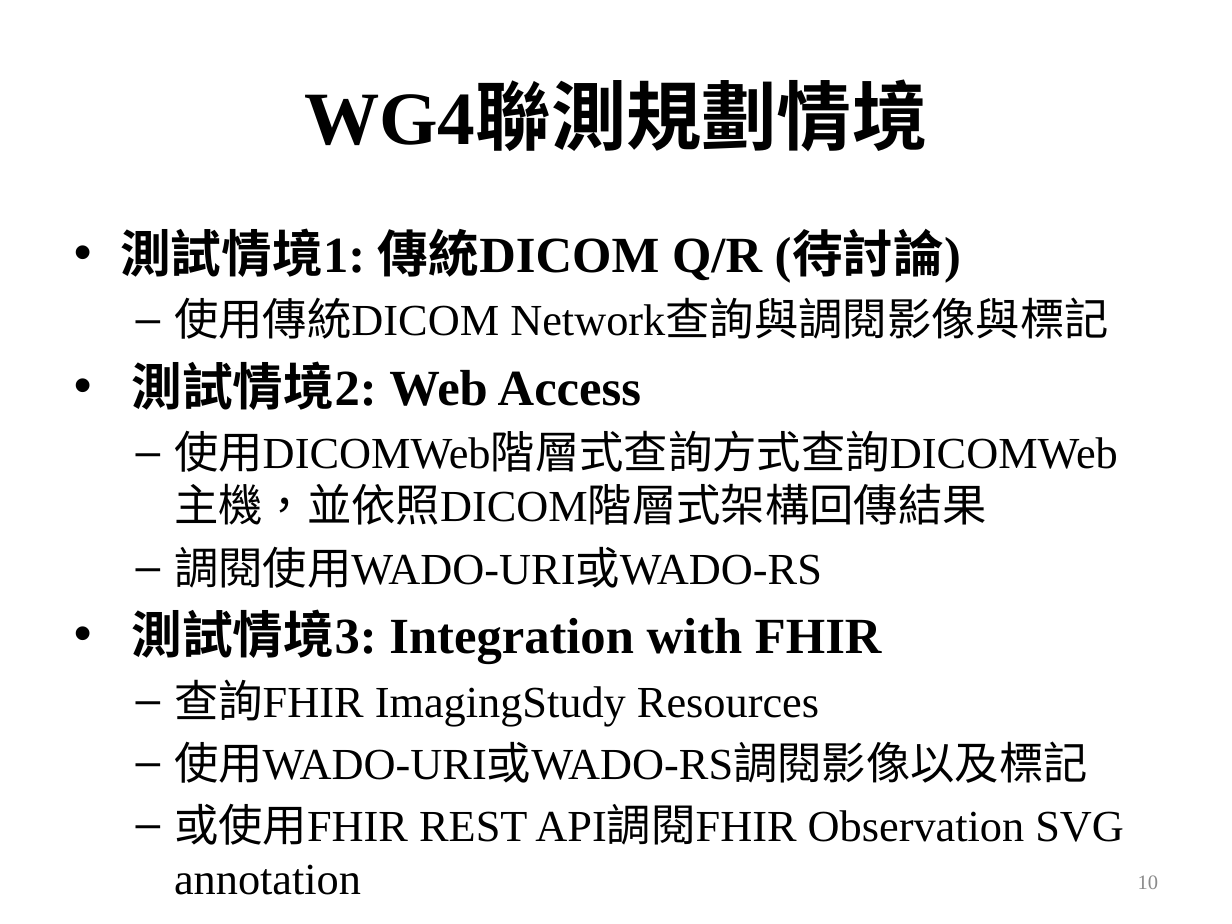
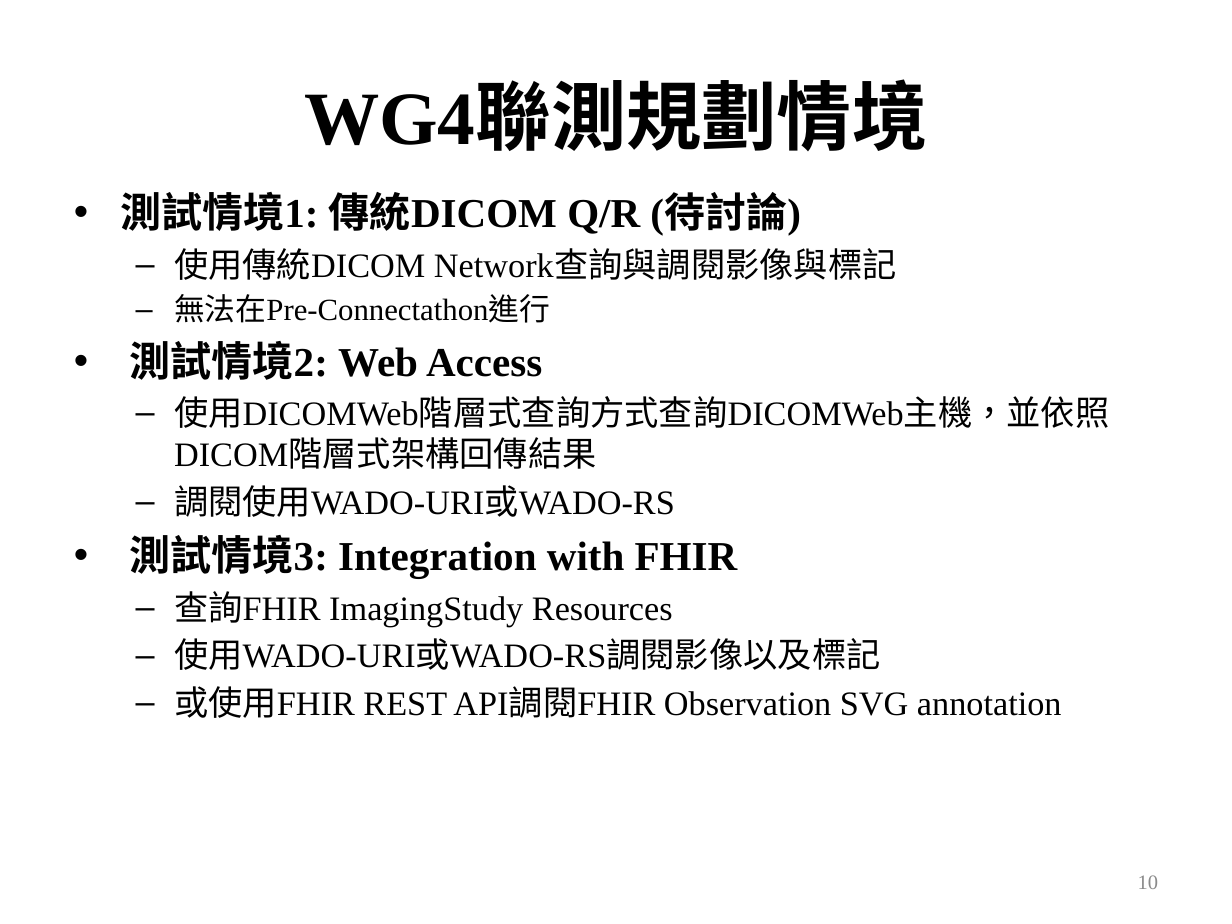
Before and after one commit to mos2718/MITW, a slide deck: slide 10 of 2020/docs/WG4.pptx. Drawn at 1232x924 pixels with LibreOffice and Linux fonts; fonts in the diff are those of the drawing. Boxes give left, top, right and bottom in pixels: in the first picture for what was removed or moved away, otherwise in the second. Text is boxed around its words. In the diff, an @@ line names an element or a change of style, - is before the commit and + after.

```diff
--- a/2020/docs/WG4.pptx
+++ b/2020/docs/WG4.pptx
@@ text "測試情境1: 傳統DICOM Q/R (待討論)": place and size @@
-text "測試情境1: 傳統DICOM Q/R (待討論)" at bbox=[120, 228, 1124, 895]
+text "測試情境1: 傳統DICOM Q/R (待討論)" at bbox=[120, 192, 1109, 718]
@@ text at bbox=[120, 192, 1109, 718]: size 29.6 to 24 pt in "測試情境1: 傳統DICOM Q/R (待討論)", "測試情境2: Web Access", "測試情境3: Integration with FHIR"; size 25.9 to 20 pt in "使用傳統DICOM Network查詢與調閱影像與標記", "使用DICOMWeb階層式查詢方式查詢DICOMWeb主機，並依照DICOM階層式架構回傳結果", "調閱使用WADO-URI或WADO-RS", "查詢FHIR ImagingStudy Resources" and 2 more places; less space between paragraphs @@
@@ text at bbox=[174, 294, 550, 323]: paragraph added @@
+  – 無法在Pre-Connectathon進行
```
Also in this commit, not shown: 4 other slides changed.
